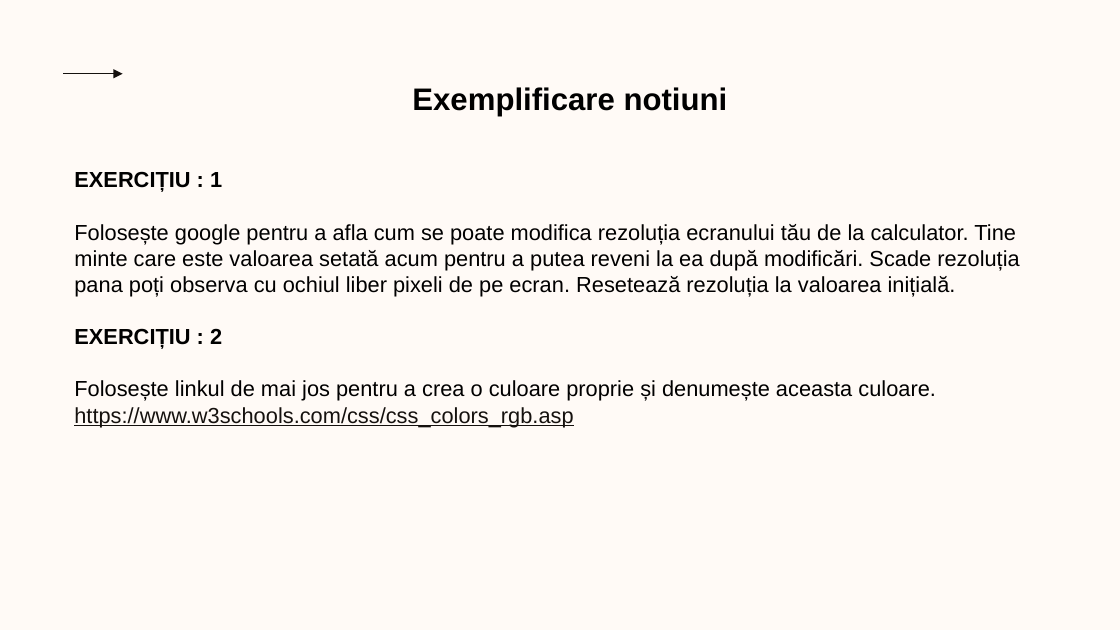
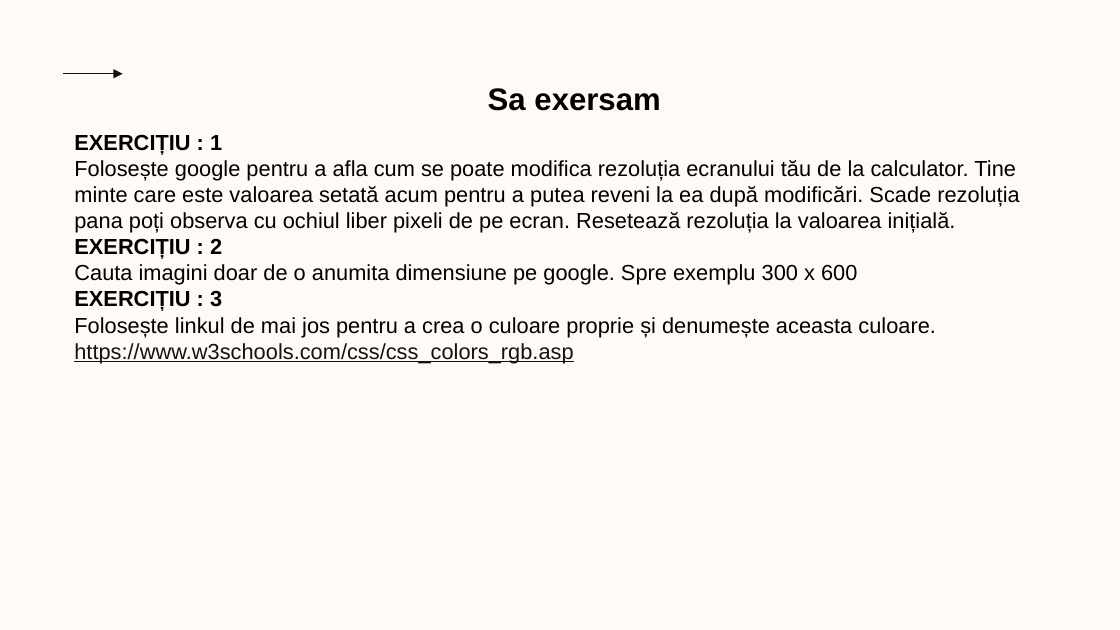
Before and after one commit to FlaviusBanned/Code-Hero-6-Resources, a slide deck: slide 5 of Curs3_PythonOOP.pptx. Drawn at 1120x630 pixels with LibreOffice and Linux fonts; fonts in the diff are those of the drawing; background and template pictures are left out. Boxes give left, top, right and bottom in pixels: in the first picture for what was removed or moved away, otherwise in the second. Text is boxed around its words. In the diff, an @@ line names an element or a change of style, - is before the commit and + after.

```diff
--- a/Curs3_PythonOOP.pptx
+++ b/Curs3_PythonOOP.pptx
@@ text at [488, 88, 660, 111]: text changed @@
-Exemplificare notiuni
+Sa exersam
@@ text "EXERCIȚIU : 1": place and size @@
-text "EXERCIȚIU : 1" at [74, 171, 1019, 427]
+text "EXERCIȚIU : 1" at [74, 134, 1019, 364]
@@ text at [74, 264, 857, 311]: paragraphs added @@
+Cauta imagini doar de o anumita dimensiune pe google. Spre exemplu 300 x 600
+EXERCIȚIU : 3
```
Also in this commit, not shown: 5 other slides changed, 1 slide removed, 4 other files.
